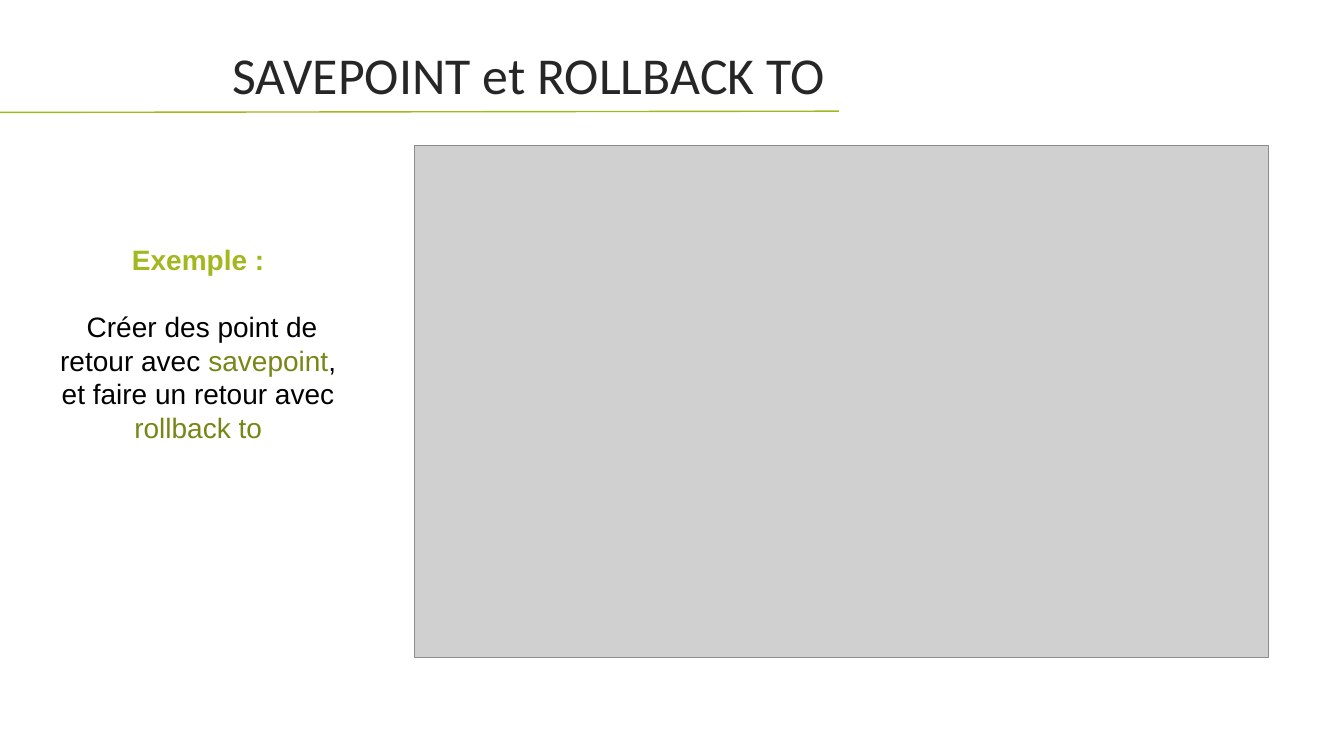
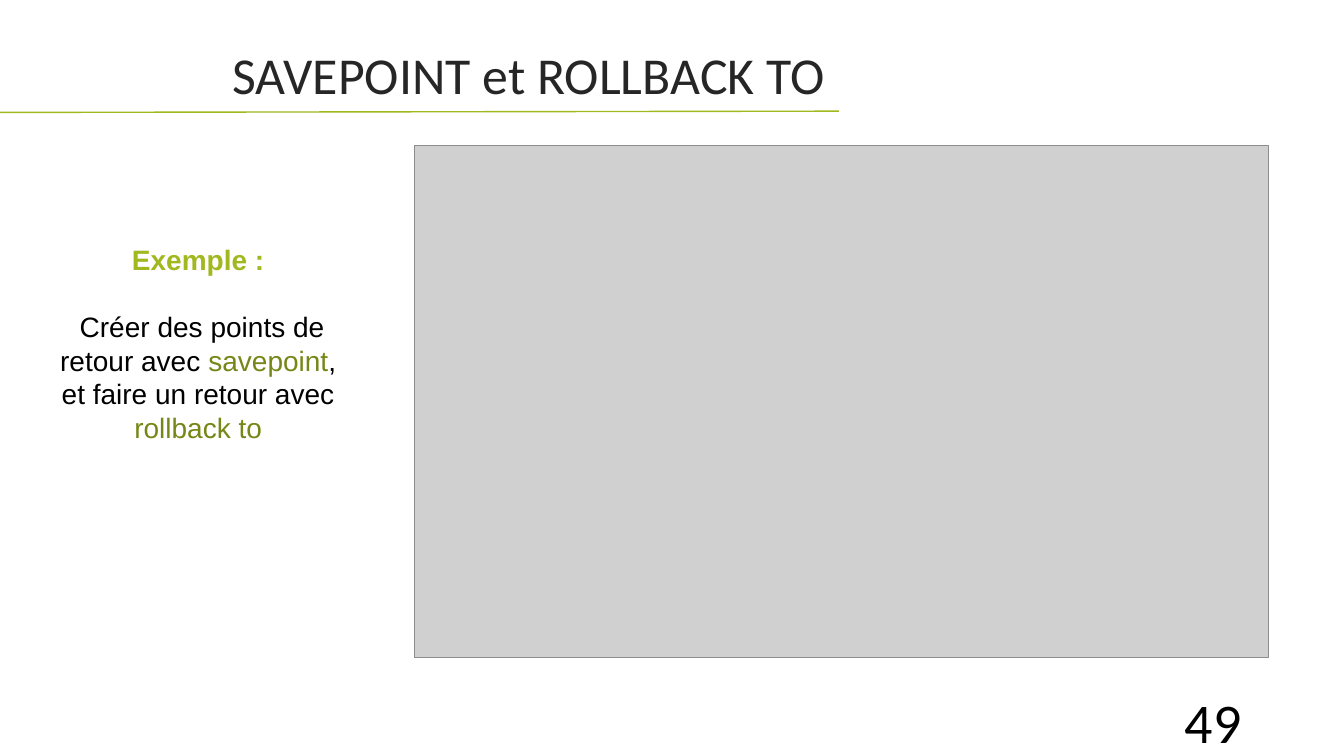
Before and after one commit to web-ai-master/academic-projects, a slide deck: slide 49 of Architecture SGBD/Project/presentation/Presentation-projet-SQLite.pptx (slide 47 before the commit). Drawn at 1344x756 pixels with LibreOffice and Linux fonts; fonts in the diff are those of the drawing; grey boxes stand for pictures. Boxes give left, top, right and bottom in pixels: in the first picture for what was removed or moved away, otherwise in the second. Text is boxed around its words. In the diff, an @@ line names an element or a change of style, - is before the commit and + after.

```diff
--- a/Architecture SGBD/Project/presentation/Presentation-projet-SQLite.pptx
+++ b/Architecture SGBD/Project/presentation/Presentation-projet-SQLite.pptx
@@ text at (x1=60, y1=316, x2=336, y2=439): text changed @@
-Créer des point de retour avec savepoint, et faire un retour avec rollback to
+Créer des points de retour avec savepoint, et faire un retour avec rollback to
@@ page number added at (x1=1185, y1=706, x2=1242, y2=743), 40 pt, text #000000 @@
+49
```
Also in this commit, not shown: 46 other slides changed, 32 other files.
